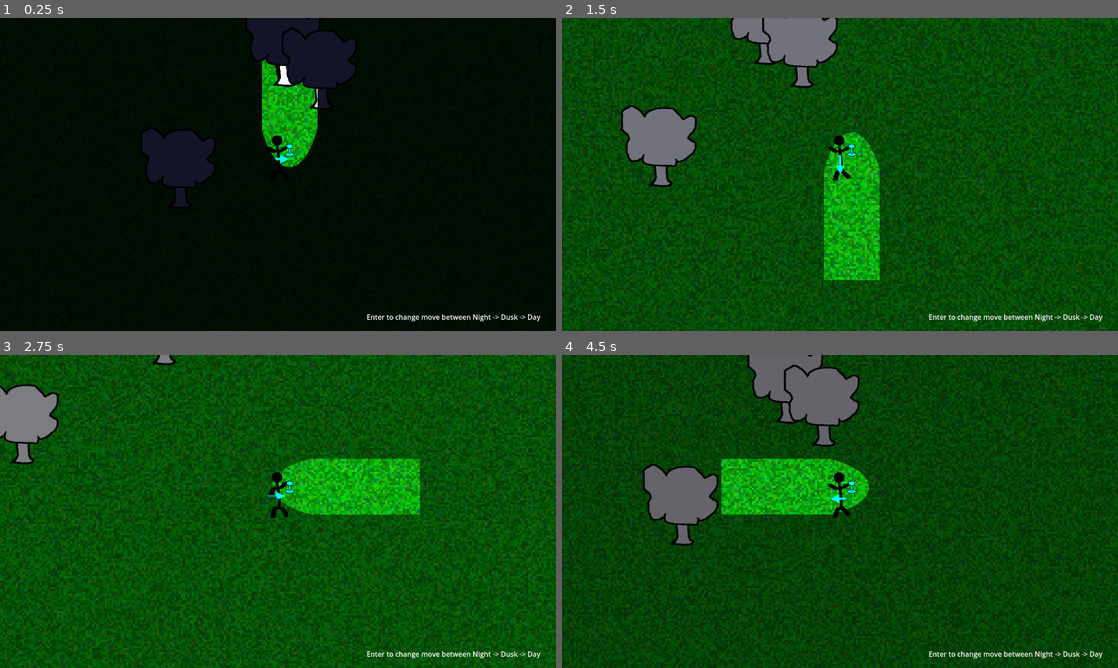
Above: before the commit, frames 1-4 (two rows, left to right).
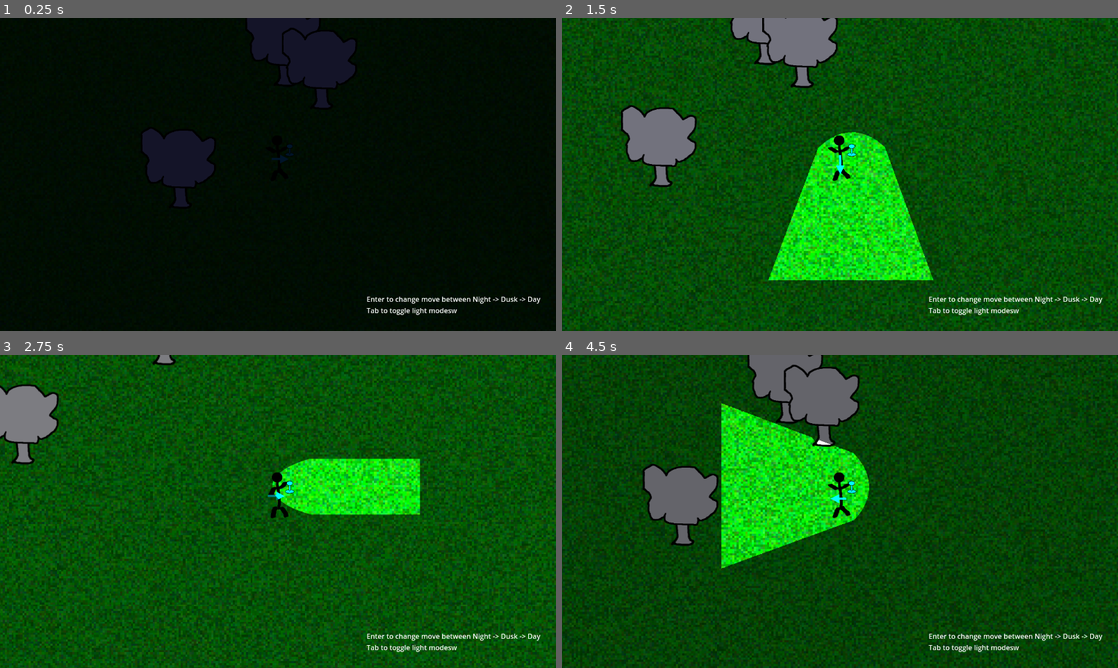
Above: after the commit, the same moments.

Repository: Small-Loan-Studio/TGO
Game: Godot game, scene res://Scratch/Movement/TestMovement.tscn
Same seed, same stepped clock (60 frames per second), same inputs: the game is played once before the commit and once after it. The project has no main scene, so this scene is started directly.
Inputs:
- Up to frame 1 (0.25 s): no input
- Up to frame 2 (1.5 s): tap Enter (ui_accept) at 0.5, 0.77 s; hold Right (right) 0.53-1.28 s; hold Tab (ui_text_completion_replace) 0.53-1.28 s; hold Down (down) from 1.28 s (still down); tap Tab (ui_text_completion_replace) at 1.35 s
- Up to frame 3 (2.75 s): tap Enter (ui_accept) at 1.52 s; release Down (down) at 2.03 s; hold Right (right) from 2.03 s (still down); hold Tab (ui_text_completion_replace) from 2.03 s (still down)
- Up to frame 4 (4.5 s): release Right (right) at 2.78 s; release Tab (ui_text_completion_replace) at 2.78 s; hold Up (up) 2.78-3.53 s; tap Tab (ui_text_completion_replace) at 2.85, 4.35 s; tap Enter (ui_accept) at 3.02, 3.77 s; hold Tab (ui_text_completion_replace) 3.53-4.28 s; hold Left (left) from 3.53 s (still down)

The runs differ from the first frame. In frame 1, 3.1% of the frame differs, in the area x 47-98%, y 13-98%; in frame 2, 9.8%, in the area x 37-98%, y 36-97%; in frame 3, 5.0%; in frame 4, 9.7%.

Commit message:
Refactor with a side of lamp levels (#7)
* start working on lamp levels and do a refactor on where things live

* lint

* more lint

---------

Co-authored-by: envy <this-is-envy@users.noreply.github.com>

Diff:
--- a/Art/character_placeholder.tres
+++ b/Art/Characters/character_placeholder.tres
@@ -1,6 +1,6 @@
 [gd_resource type="SpriteFrames" load_steps=2 format=3 uid="uid://b3igo1ygiyl0b"]
 
-[ext_resource type="Texture2D" uid="uid://brhkanhjrrqqr" path="res://Art/64x128_stub.png" id="1_yms8a"]
+[ext_resource type="Texture2D" uid="uid://brhkanhjrrqqr" path="res://Art/Characters/64x128_stub.png" id="1_yms8a"]
 
 [resource]
 animations = [{
--- a/Art/stub_animated_sprite.tres
+++ b/Art/Characters/stub_animated_sprite.tres
@@ -1,6 +1,6 @@
 [gd_resource type="SpriteFrames" load_steps=18 format=3 uid="uid://602xb41y0tak"]
 
-[ext_resource type="Texture2D" uid="uid://bqxydoq8gnl5d" path="res://Art/DevinSheet.png" id="1_yb6rr"]
+[ext_resource type="Texture2D" uid="uid://bqxydoq8gnl5d" path="res://Art/Characters/DevinSheet.png" id="1_yb6rr"]
 
 [sub_resource type="AtlasTexture" id="AtlasTexture_75x47"]
 atlas = ExtResource("1_yb6rr")
--- a/Scenes/Character.gd
+++ b/Scenes/Components/Character.gd
@@ -13,7 +13,7 @@
 		return _override_default_sprite_frames
 	set(new_value):
 		if new_value == null:
-			new_value = preload("res://Art/character_placeholder.tres")
+			new_value = preload("res://Art/Characters/character_placeholder.tres")
 		_override_default_sprite_frames = new_value
 		if Engine.is_editor_hint() && _sprite != null:
 			_sprite.sprite_frames = new_value
--- a/Scenes/Character.tscn
+++ b/Scenes/Components/Character.tscn
@@ -1,18 +1,18 @@
 [gd_scene load_steps=4 format=3 uid="uid://cx703e8t27grh"]
 
-[ext_resource type="Script" path="res://Scenes/Character.gd" id="1_avct7"]
-[ext_resource type="SpriteFrames" uid="uid://b3igo1ygiyl0b" path="res://Art/character_placeholder.tres" id="2_ibgba"]
+[ext_resource type="Script" path="res://Scenes/Components/Character.gd" id="1_tt4fa"]
+[ext_resource type="SpriteFrames" uid="uid://b3igo1ygiyl0b" path="res://Art/Characters/character_placeholder.tres" id="2_3xe5u"]
 
 [sub_resource type="RectangleShape2D" id="RectangleShape2D_jvita"]
 size = Vector2(41.689, 42.1865)
 
 [node name="Character" type="CharacterBody2D"]
-script = ExtResource("1_avct7")
-_override_default_sprite_frames = ExtResource("2_ibgba")
+script = ExtResource("1_tt4fa")
+_override_default_sprite_frames = ExtResource("2_3xe5u")
 
 [node name="AnimatedSprite2D" type="AnimatedSprite2D" parent="."]
 position = Vector2(0, -42)
-sprite_frames = ExtResource("2_ibgba")
+sprite_frames = ExtResource("2_3xe5u")
 
 [node name="InteractionSensor" type="Area2D" parent="."]
 collision_layer = 0
--- a/Scenes/Components/Lamp.gd
+++ b/Scenes/Components/Lamp.gd
@@ -1,5 +1,4 @@
 class_name Lamp
-
 extends Node2D
 
 # this exists because i drew the stub lighting pattern to the left and couldn't
@@ -7,13 +6,46 @@
 # to get the angle we actually want for it
 const BASE_OFFSET = PI/2
 
-@onready var _light: PointLight2D = $Beam
+var light_level: Enums.LightLevel:
+	set(ll):
+		match ll:
+			Enums.LightLevel.OFF:
+				_replace_beam(null)
+			Enums.LightLevel.NORMAL:
+				_replace_beam(_beam1)
+			Enums.LightLevel.BRIGHT:
+				_replace_beam(_beam2)
+			Enums.LightLevel.SPECIAL:
+				_replace_beam(_beam3)
+			_:
+				printerr("Unknown light level: ", str(ll))
+				_replace_beam(null)
+				ll = Enums.LightLevel.OFF
+		light_level = ll
+	get:
+		return light_level
+
+var _light: PointLight2D
+var _facing: float
+
+@onready var _beam1: PointLight2D = $Beam
+@onready var _beam2: PointLight2D = $Beam2
+@onready var _beam3: PointLight2D = $Beam3
+
+func _replace_beam(new_light: PointLight2D) -> void:
+		if _light != null:
+			_light.visible = false
+		_light = new_light
+		if _light != null:
+			_light.visible = true
 
 func face(rotation_rad: float) -> void:
-	_light.rotation = rotation_rad + BASE_OFFSET
+	_facing = rotation_rad + BASE_OFFSET
 
 func _process(_delta: float) -> void:
 	if rotation != 0:
 		printerr('Unexpected Lamp rotation set, redirecting to beam')
 		face(rotation)
 		rotation = 0
+	if _light != null:
+		_light.rotation = _facing
--- a/Scenes/Components/Lamp.tscn
+++ b/Scenes/Components/Lamp.tscn
@@ -1,8 +1,9 @@
-[gd_scene load_steps=5 format=3 uid="uid://skr46k6x628f"]
+[gd_scene load_steps=6 format=3 uid="uid://skr46k6x628f"]
 
-[ext_resource type="Texture2D" uid="uid://d31hn0w3ipo6r" path="res://Art/lamp_stub.png" id="1_nrjcp"]
+[ext_resource type="Texture2D" uid="uid://d31hn0w3ipo6r" path="res://Art/Lamp/lamp_stub.png" id="1_nrjcp"]
 [ext_resource type="Script" path="res://Scenes/Components/Lamp.gd" id="1_q4dyi"]
-[ext_resource type="Texture2D" uid="uid://yov0h2kg54t0" path="res://Art/spotlight_1.png" id="2_pf72o"]
+[ext_resource type="Texture2D" uid="uid://yov0h2kg54t0" path="res://Art/Lamp/spotlight_1.png" id="2_pf72o"]
+[ext_resource type="Texture2D" uid="uid://cp8ewby135obl" path="res://Art/Lamp/spotlight_2.png" id="4_ul04f"]
 
 [sub_resource type="SpriteFrames" id="SpriteFrames_0qdc1"]
 animations = [{
@@ -23,6 +24,7 @@
 sprite_frames = SubResource("SpriteFrames_0qdc1")
 
 [node name="Beam" type="PointLight2D" parent="."]
+visible = false
 show_behind_parent = true
 light_mask = 3
 visibility_layer = 3
@@ -32,3 +34,27 @@
 shadow_item_cull_mask = 2
 texture = ExtResource("2_pf72o")
 offset = Vector2(-130, 0)
+
+[node name="Beam2" type="PointLight2D" parent="."]
+visible = false
+show_behind_parent = true
+light_mask = 3
+visibility_layer = 3
+rotation = 1.5708
+energy = 0.9
+shadow_enabled = true
+shadow_item_cull_mask = 2
+texture = ExtResource("4_ul04f")
+offset = Vector2(-130, 0)
+
+[node name="Beam3" type="PointLight2D" parent="."]
+visible = false
+show_behind_parent = true
+light_mask = 3
+visibility_layer = 3
+rotation = 1.5708
+energy = 0.9
+shadow_enabled = true
+shadow_item_cull_mask = 2
+texture = ExtResource("2_pf72o")
+offset = Vector2(-130, 0)
--- a/Scenes/Devin.tscn
+++ b/Scenes/Devin.tscn
@@ -1,8 +1,8 @@
 [gd_scene load_steps=6 format=3 uid="uid://mqvl5162rawb"]
 
 [ext_resource type="Script" path="res://Scenes/Devin.gd" id="1_coq4s"]
-[ext_resource type="PackedScene" uid="uid://cx703e8t27grh" path="res://Scenes/Character.tscn" id="1_kp6oq"]
-[ext_resource type="SpriteFrames" uid="uid://602xb41y0tak" path="res://Art/stub_animated_sprite.tres" id="2_0c1b0"]
+[ext_resource type="PackedScene" uid="uid://cx703e8t27grh" path="res://Scenes/Components/Character.tscn" id="1_kp6oq"]
+[ext_resource type="SpriteFrames" uid="uid://602xb41y0tak" path="res://Art/Characters/stub_animated_sprite.tres" id="2_0c1b0"]
 [ext_resource type="PackedScene" uid="uid://skr46k6x628f" path="res://Scenes/Components/Lamp.tscn" id="3_h1iub"]
 
 [sub_resource type="CircleShape2D" id="CircleShape2D_tccbb"]
--- a/Scratch/Movement/TestMovement.gd
+++ b/Scratch/Movement/TestMovement.gd
@@ -21,6 +21,10 @@
 			'energy',
 			get_energy_target(_state),
 			2)
+	if _event.is_action_pressed("ui_text_completion_replace"):
+		var lamp: Lamp = $Player/Lamp
+		var cur_level := lamp.light_level
+		lamp.light_level = ((lamp.light_level) + 1) % Enums.LightLevel.size()
 
 func get_target(state: int) -> Color:
 	match state:
--- a/Scratch/Movement/TestMovement.tscn
+++ b/Scratch/Movement/TestMovement.tscn
@@ -1,7 +1,7 @@
 [gd_scene load_steps=5 format=3 uid="uid://bloeamr51ecuu"]
 
 [ext_resource type="Script" path="res://Scratch/Movement/TestMovement.gd" id="1_ve0b0"]
-[ext_resource type="Texture2D" uid="uid://c5pogm6rpt7wo" path="res://Art/ground.png" id="2_l7wsh"]
+[ext_resource type="Texture2D" uid="uid://c5pogm6rpt7wo" path="res://Art/Environment/ground.png" id="2_l7wsh"]
 [ext_resource type="PackedScene" uid="uid://bqt4tgvypxvop" path="res://Scratch/Movement/Tree.tscn" id="4_diq26"]
 [ext_resource type="PackedScene" uid="uid://mqvl5162rawb" path="res://Scenes/Devin.tscn" id="6_4inpa"]
 
@@ -39,7 +39,8 @@
 
 [node name="Label" type="Label" parent="CanvasLayer"]
 offset_left = 844.0
-offset_top = 676.0
+offset_top = 635.0
 offset_right = 1258.0
-offset_bottom = 699.0
-text = "Enter to change move between Night -> Dusk -> Day"
+offset_bottom = 684.0
+text = "Enter to change move between Night -> Dusk -> Day
+Tab to toggle light modesw"
--- a/Scratch/Movement/Tree.tscn
+++ b/Scratch/Movement/Tree.tscn
@@ -1,7 +1,7 @@
 [gd_scene load_steps=5 format=3 uid="uid://bqt4tgvypxvop"]
 
-[ext_resource type="Texture2D" uid="uid://dm1ksd1nk3x81" path="res://Art/trunk.png" id="1_gjh0w"]
-[ext_resource type="Texture2D" uid="uid://baj1ubx7ahwuv" path="res://Art/canopy.png" id="2_uekdx"]
+[ext_resource type="Texture2D" uid="uid://dm1ksd1nk3x81" path="res://Art/Environment/Placeables/trunk.png" id="1_gjh0w"]
+[ext_resource type="Texture2D" uid="uid://baj1ubx7ahwuv" path="res://Art/Environment/Placeables/canopy.png" id="2_uekdx"]
 
 [sub_resource type="OccluderPolygon2D" id="OccluderPolygon2D_bnjci"]
 cull_mode = 1
--- a/Scripts/Enums.gd
+++ b/Scripts/Enums.gd
@@ -17,7 +17,14 @@
   UP,
   DOWN,
   LEFT,
-  RIGHT
+  RIGHT,
+}
+
+enum LightLevel {
+	OFF,
+	NORMAL,
+	BRIGHT,
+	SPECIAL,
 }
 
 static func direction_name(da: Direction) -> String:
@@ -38,7 +45,7 @@
       return "southeast"
     Direction.SOUTH_WEST:
       return "southwest"
-  printerr("Unexpected Direction value: " + str(da))
+  assert(false, "Unexpected Direction value: " + str(da))
   return "north"
 
 static func input_action_name(ia: InputAction) -> String:
@@ -51,5 +58,18 @@
       return "left"
     InputAction.RIGHT:
       return "right"
-  assert(false, "Invalid Input action")
+  assert(false, "Invalid Input action: " + str(ia))
   return ""
+
+static func light_level_name(ll: LightLevel) -> String:
+  match ll:
+    LightLevel.OFF:
+      return "off"
+    LightLevel.NORMAL:
+      return "normal"
+    LightLevel.BRIGHT:
+      return "bright"
+    LightLevel.SPECIAL:
+      return "special"
+  assert(false, "Invalid light level: " + str(ll))
+  return ""
Renamed: Art/64x128_stub.png -> Art/Characters/64x128_stub.png
Not shown, changed: Art/Characters/64x128_stub.png.import
Renamed: Art/DevinSheet.png -> Art/Characters/DevinSheet.png
Not shown, changed: Art/Characters/DevinSheet.png.import
Renamed: Art/canopy.png -> Art/Environment/Placeables/canopy.png
Not shown, added: Art/Environment/Placeables/canopy.png.import
Renamed: Art/trunk.png -> Art/Environment/Placeables/trunk.png
Not shown, changed: Art/Environment/Placeables/trunk.png.import
Renamed: Art/ground.png -> Art/Environment/ground.png
Not shown, changed: Art/Environment/ground.png.import
Renamed: Art/lamp_stub.png -> Art/Lamp/lamp_stub.png
Not shown, changed: Art/Lamp/lamp_stub.png.import
(and 4 more such lines)
